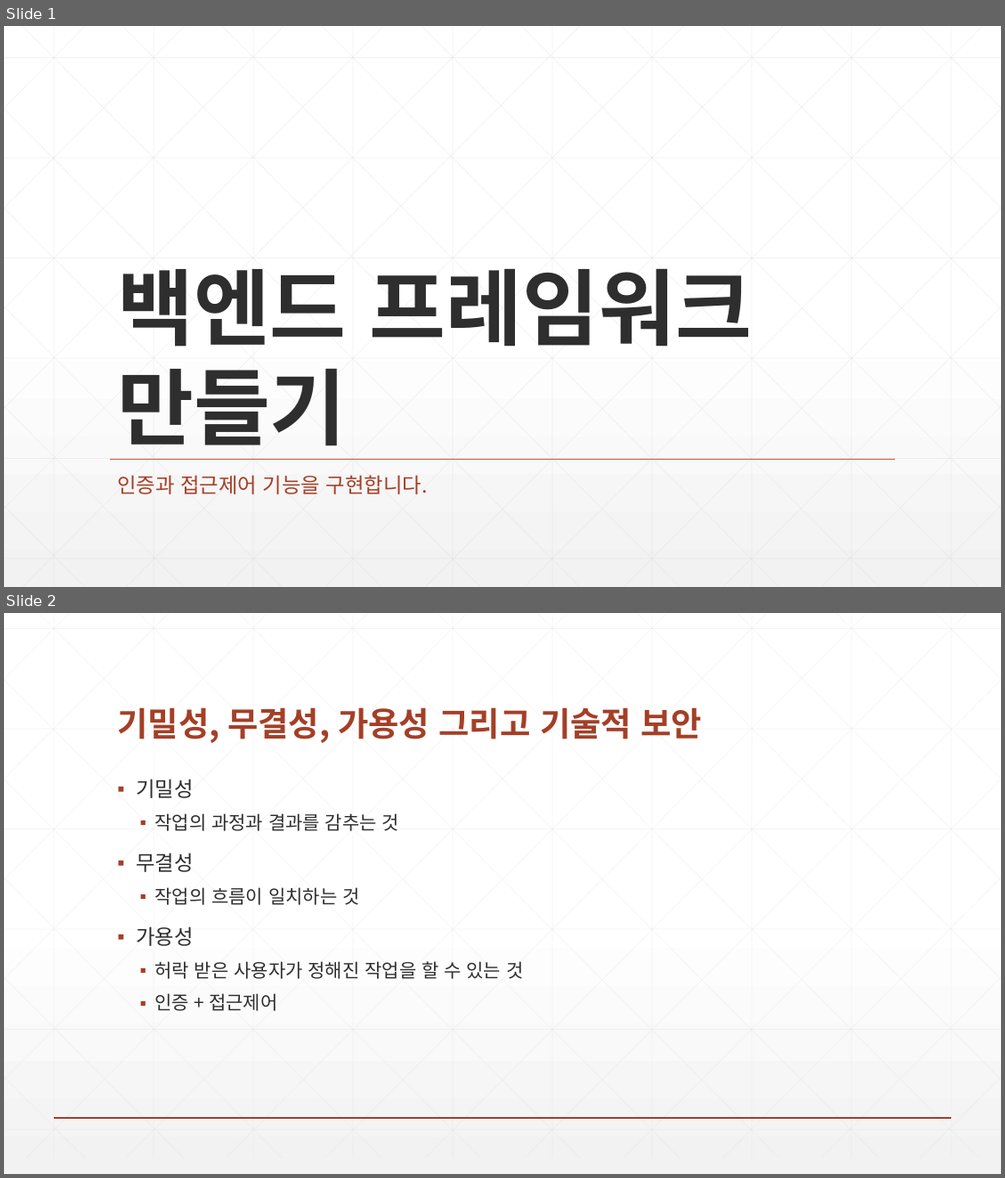
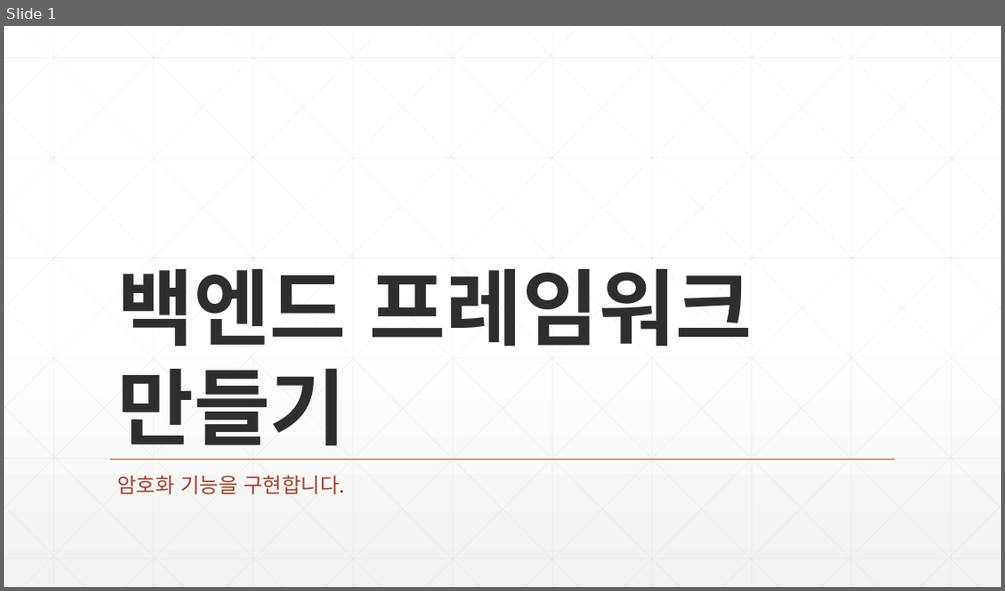
Before and after one commit to zeroshift01/code5, a slide deck: inflearn06/doc/교재.pptx. Shown one above the other, each under a label of ours: slides 1 and 2 before the commit, slide 1 after it. The pictures are 1005x1178 and 1005x591 pixels, drawn with LibreOffice and Linux fonts; fonts in the diff are those of the drawing. Boxes give left, top, right and bottom in pixels: in the first picture for what was removed or moved away, otherwise in the second. Text is boxed around its words. In the diff, an @@ line names an element or a change of style, - is before the commit and + after.

```diff
--- a/inflearn06/doc/교재.pptx
+++ b/inflearn06/doc/교재.pptx
@@ slide 2 removed at [4,613,1001,1174], background gradient #FFFFFF to #F2F2F2 @@
@@ title removed at [117,707,703,743] @@
-기밀성, 무결성, 가용성 그리고 기술적 보안
@@ text removed at [136,779,523,1011] @@
-▪ 기밀성
-  ▪ 작업의 과정과 결과를 감추는 것
-▪ 무결성
-  ▪ 작업의 흐름이 일치하는 것
-▪ 가용성
-  ▪ 허락 받은 사용자가 정해진 작업을 할 수 있는 것
-  ▪ 인증 + 접근제어
@@ group removed at [4,613,1001,1159]: 46 lines @@
@@ line removed from (54, 1118) to (952, 1118) @@
@@ slide 1 changed as well @@
@@ subtitle at [117,475,345,494]: text changed @@
-인증과 접근제어 기능을 구현합니다.
+암호화 기능을 구현합니다.
```
Also in this commit, not shown: 6 slides added, 4 other slides removed.
